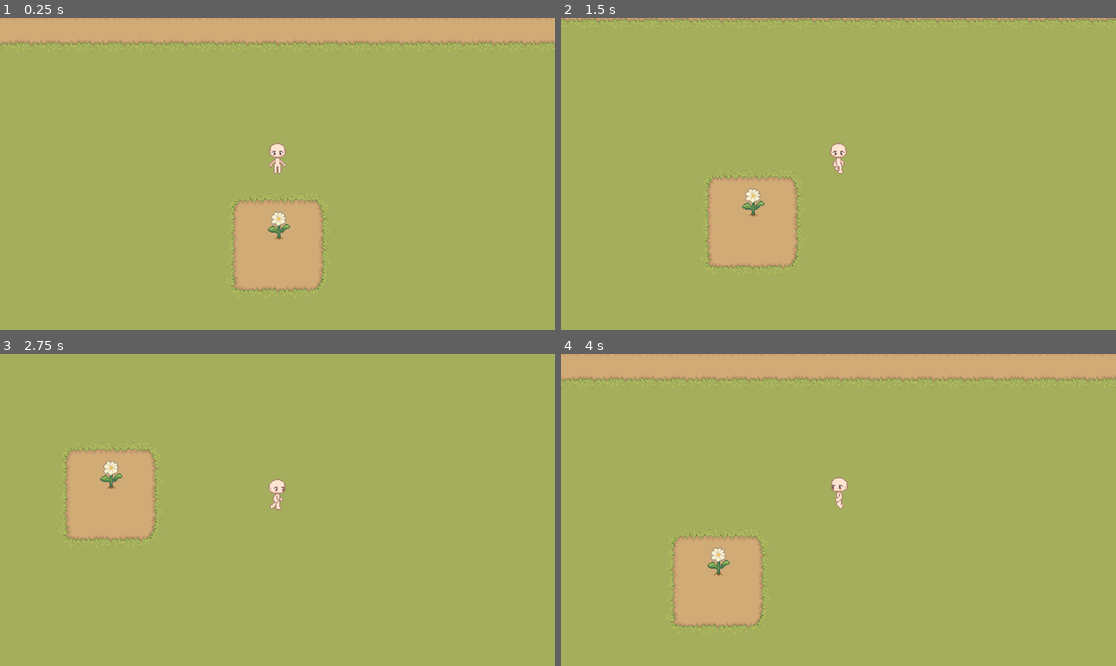
Above: before the commit, frames 1-4 (two rows, left to right).
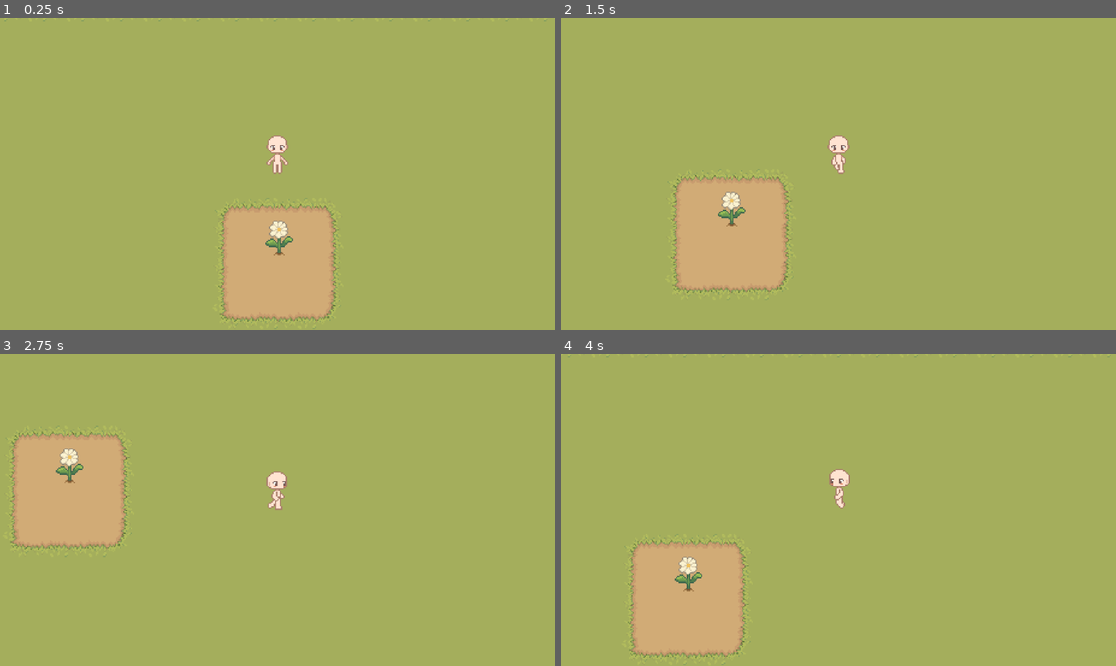
Above: after the commit, the same moments.

Repository: kevyntapnio/florella
Game: Godot game, scene res://tileset/level_farm.tscn
Same seed, same stepped clock (60 frames per second), same inputs: the game is played once before the commit and once after it.
Inputs:
- Up to frame 1 (0.25 s): no input
- Up to frame 2 (1.5 s): hold D (move_right) 0.53-1.28 s; tap E (interact) at 0.6, 1.35 s; hold S (move_down) from 1.28 s (still down)
- Up to frame 3 (2.75 s): release S (move_down) at 2.03 s; hold D (move_right) from 2.03 s (still down); tap E (interact) at 2.1 s
- Up to frame 4 (4 s): release D (move_right) at 2.78 s; hold W (move_up) 2.78-3.53 s; tap E (interact) at 2.85, 3.6 s; hold A (move_left) from 3.53 s (still down)

The runs differ from the first frame. In frame 1, 13% of the frame differs, in the area x 0-100%, y 0-100%; in frame 2, 5.7%; in frame 3, 6.6%; in frame 4, 14%.

Commit message:
adjust shapes for interaction system

Diff:
--- a/objects/daisy.tscn
+++ b/objects/daisy.tscn
@@ -5,7 +5,7 @@
 [ext_resource type="Script" uid="uid://cmb1wrnroabm0" path="res://objects/interactable.gd" id="3_bus1m"]
 
 [sub_resource type="CircleShape2D" id="CircleShape2D_iwt7r"]
-radius = 19.0
+radius = 10.049875
 
 [node name="Daisy" type="Node2D" unique_id=1747781451]
 script = ExtResource("1_ow11x")
@@ -22,5 +22,5 @@
 script = ExtResource("3_bus1m")
 
 [node name="CollisionShape2D" type="CollisionShape2D" parent="InteractionArea" unique_id=971296038]
-position = Vector2(0, 7)
+position = Vector2(0, -9)
 shape = SubResource("CircleShape2D_iwt7r")
--- a/player.tscn
+++ b/player.tscn
@@ -162,7 +162,7 @@
 }]
 
 [sub_resource type="CircleShape2D" id="CircleShape2D_onrkg"]
-radius = 20.0
+radius = 12.0415945
 
 [node name="Player" type="CharacterBody2D" unique_id=1372264591]
 script = ExtResource("1_onrkg")
@@ -179,12 +179,12 @@
 offset = Vector2(0, -32)
 
 [node name="Camera2D" type="Camera2D" parent="." unique_id=2034566478]
-zoom = Vector2(2, 2)
+zoom = Vector2(2.5, 2.5)
 
 [node name="InteractionArea" type="Area2D" parent="." unique_id=1981826413]
 
 [node name="CollisionShape2D" type="CollisionShape2D" parent="InteractionArea" unique_id=114551351]
-position = Vector2(0, -14)
+position = Vector2(0, -6)
 shape = SubResource("CircleShape2D_onrkg")
 
 [node name="InteractionPrompt" type="Sprite2D" parent="." unique_id=2061459619]
